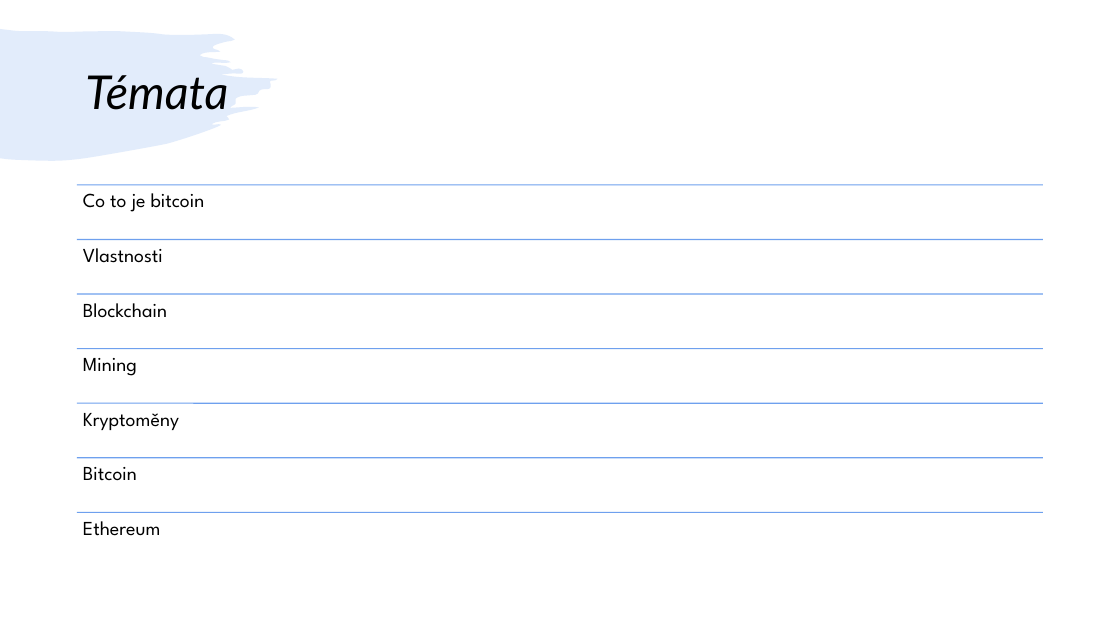
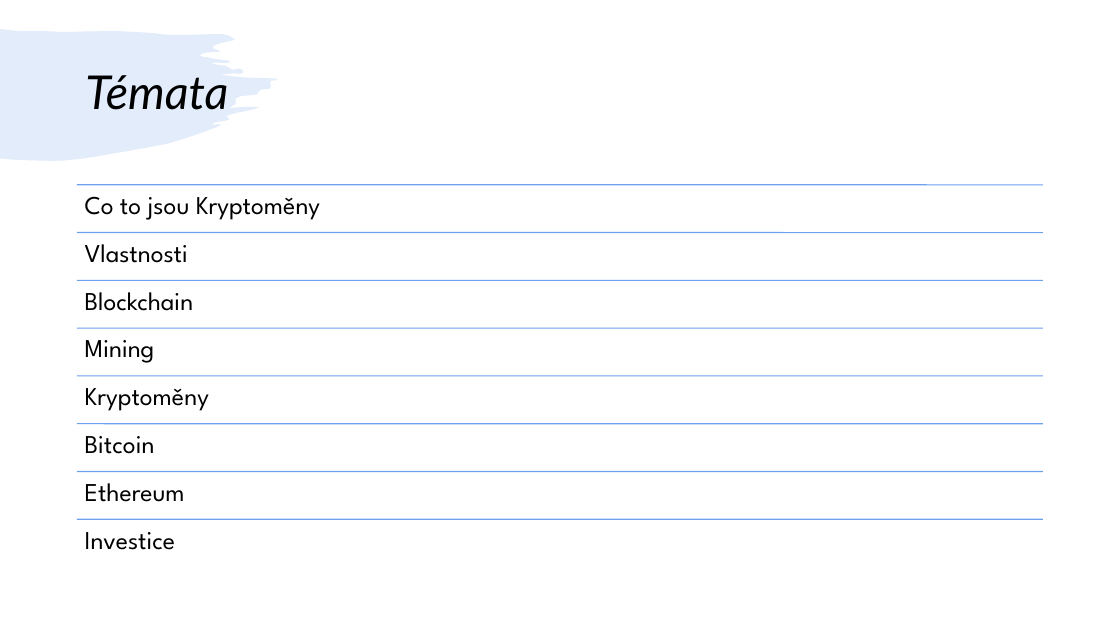
Before and after one commit to kuba384/Jirasek, a slide deck: slide 2 of Presentation.pptx. Drawn at 1120x630 pixels with LibreOffice and Linux fonts; fonts in the diff are those of the drawing. Boxes give left, top, right and bottom in pixels: in the first picture for what was removed or moved away, otherwise in the second. Text is boxed around its words. In the diff, an @@ line names an element or a change of style, - is before the commit and + after.

```diff
--- a/Presentation.pptx
+++ b/Presentation.pptx
@@ text at [85, 196, 320, 220]: text changed; size 17 to 22 pt @@
-Co to je bitcoin
+Co to jsou Kryptoměny
@@ line moved from (77, 239) - (1044, 239) to (77, 233) - (1044, 233) @@
@@ text "Blockchain": place and size @@
-text "Blockchain" at [83, 303, 167, 318]
+text "Blockchain" at [85, 292, 194, 311]
@@ line moved from (77, 294) - (1044, 294) to (77, 281) - (1044, 281) @@
@@ text "Mining": place and size @@
-text "Mining" at [83, 358, 137, 376]
+text "Mining" at [85, 340, 155, 363]
@@ line moved from (77, 349) - (1044, 349) to (77, 329) - (1044, 329) @@
@@ text "Kryptoměny": place and size @@
-text "Kryptoměny" at [83, 413, 179, 430]
+text "Kryptoměny" at [85, 388, 209, 411]
@@ line added from (77, 376) to (1044, 376), #6EA0EE 1 pt @@
@@ text "Bitcoin": place and size @@
-text "Bitcoin" at [83, 467, 137, 481]
+text "Bitcoin" at [85, 436, 155, 454]
@@ line moved from (77, 403) - (1044, 403) to (77, 423) - (1044, 423) @@
@@ size 17 to 22 pt; more space between paragraphs in 6 elements at [85, 244, 188, 263], [85, 292, 194, 311], [85, 340, 155, 363], [85, 388, 209, 411], [85, 436, 155, 454], [85, 483, 185, 502] @@
@@ text "Ethereum": place and size @@
-text "Ethereum" at [83, 521, 161, 536]
+text "Ethereum" at [85, 483, 185, 502]
@@ line moved from (77, 458) - (1044, 458) to (77, 471) - (1044, 471) @@
@@ line moved from (77, 513) - (1044, 513) to (77, 519) - (1044, 519) @@
@@ text added at [85, 532, 175, 550], 22 pt, text #000000 @@
+Investice
```
Also in this commit, not shown: 7 other slides changed, 4 slides added, 2 slides removed.
